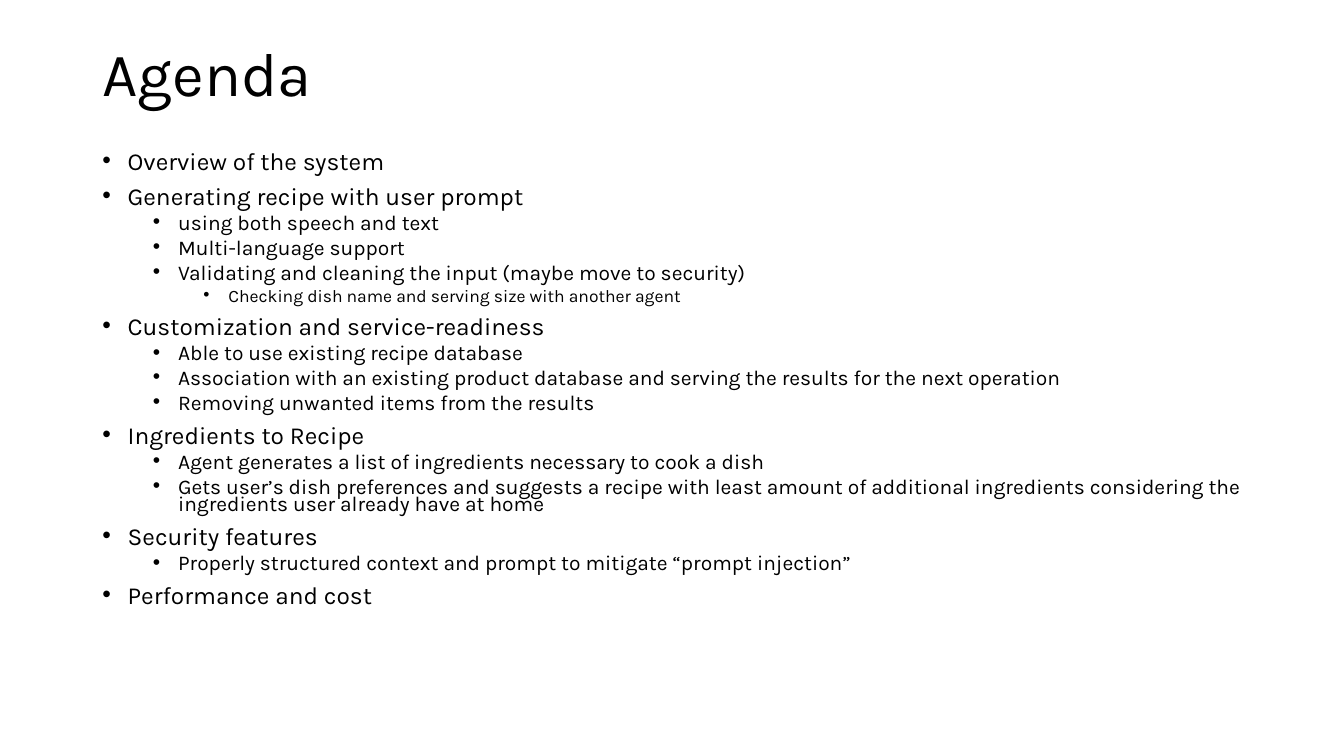
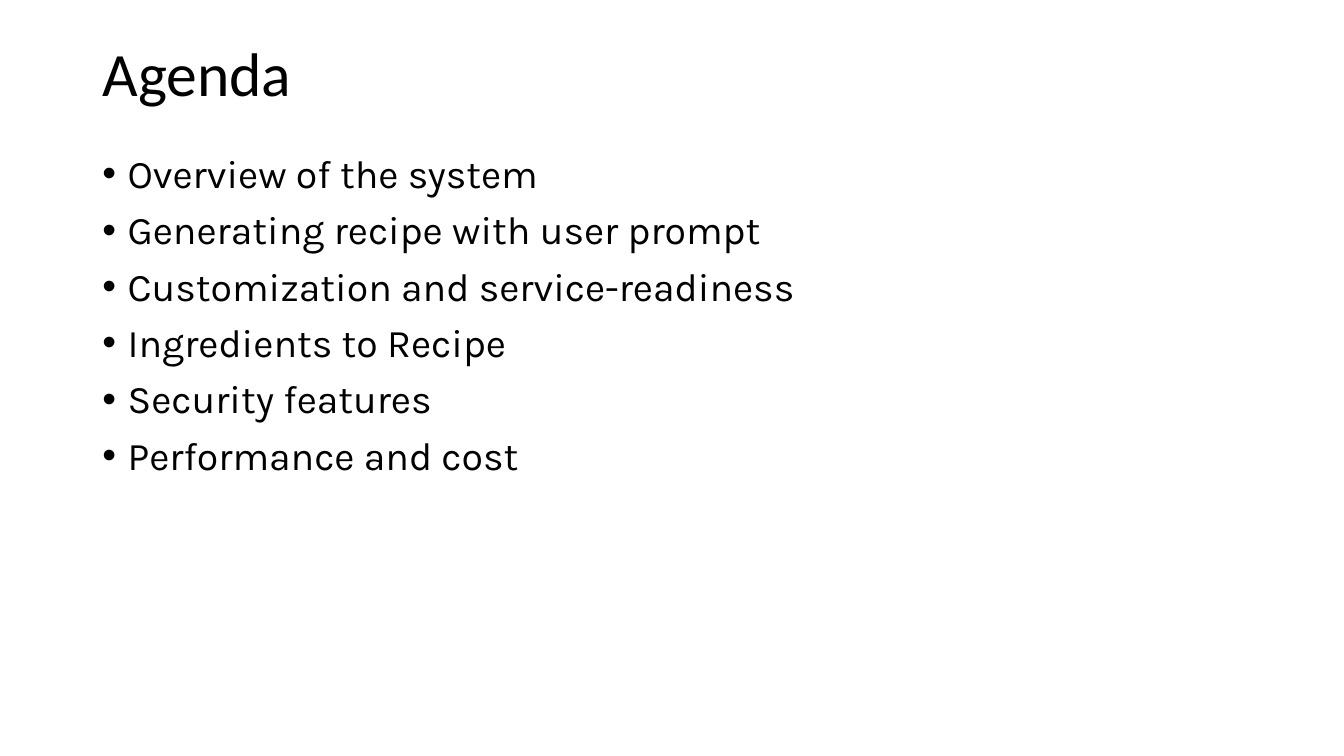
Before and after one commit to deepnetworkgmbh/generative-ai, a slide deck: slide 2 of recipe_generation/Presentation.pptx. Drawn at 1344x756 pixels with LibreOffice and Linux fonts; fonts in the diff are those of the drawing. Boxes give left, top, right and bottom in pixels: in the first picture for what was removed or moved away, otherwise in the second. Text is boxed around its words. In the diff, an @@ line names an element or a change of style, - is before the commit and + after.

```diff
--- a/recipe_generation/Presentation.pptx
+++ b/recipe_generation/Presentation.pptx
@@ title "Agenda" at (102,53,291,107): font Karla to Calibri @@
@@ text "Overview of the system" at (128,161,795,471): size 17.5 to 28 pt; line spacing 0.7 to 0.9 @@
@@ text at (178,215,745,307): paragraphs removed @@
-  • using both speech and text
-  • Multi-language support
-  • Validating and cleaning the input (maybe move to security)
-    • Checking dish name and serving size with another agent
@@ text at (178,345,1060,415): paragraphs removed @@
-  • Able to use existing recipe database
-  • Association with an existing product database and serving the results for the next operation
-  • Removing unwanted items from the results
@@ text at (178,454,1240,516): paragraphs removed @@
-  • Agent generates a list of ingredients necessary to cook a dish
-  • Gets user’s dish preferences and suggests a recipe with least amount of additional ingredients considering the ingredients user already have at home
@@ text at (178,555,851,575): paragraph removed @@
-  • Properly structured context and prompt to mitigate “prompt injection”
```
Also in this commit, not shown: 13 other slides changed, 4 slides added, 1 slide removed.
